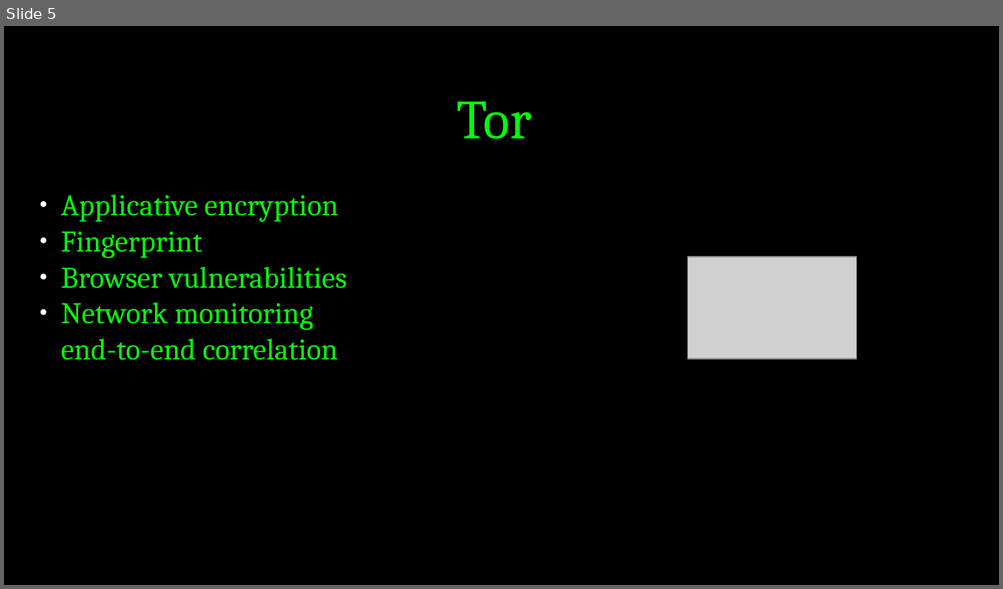
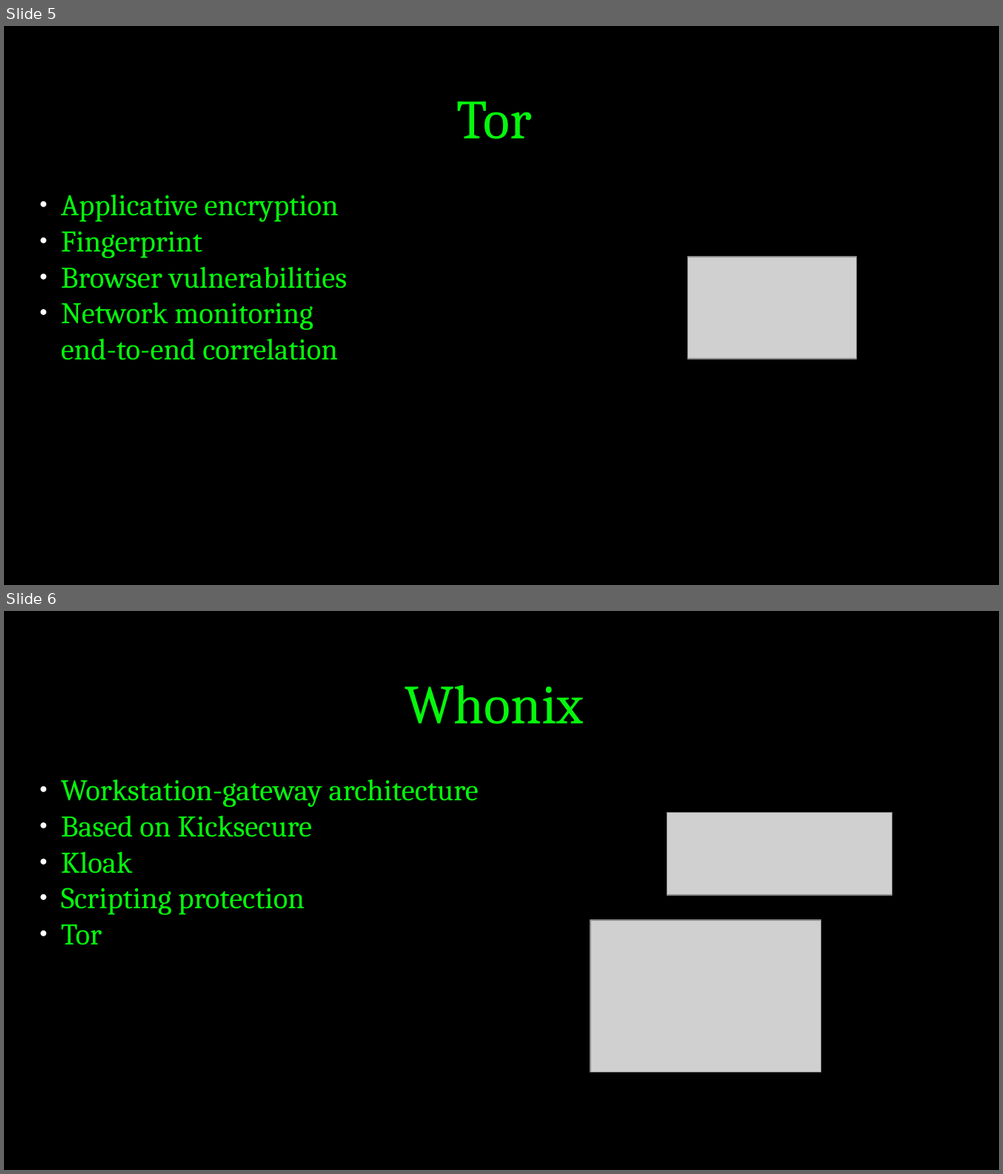
Before and after one commit to Mqtth3w/online-security-and-anonymity-unipr, a slide deck: Presentation.odp. Shown one above the other, each under a label of ours: slide 5 before the commit, slides 5 and 6 after it. The pictures are 1003x589 and 1003x1174 pixels, drawn with LibreOffice and Linux fonts; fonts in the diff are those of the drawing; grey boxes stand for pictures. Boxes give left, top, right and bottom in pixels: in the first picture for what was removed or moved away, otherwise in the second. Text is boxed around its words. In the diff, an @@ line names an element or a change of style, - is before the commit and + after.

```diff
--- a/Presentation.odp
+++ b/Presentation.odp
@@ slide 6 added at box(4, 611, 999, 1170), background #000000 @@
@@ title added at box(404, 685, 583, 724), 44 pt, text #05F80C @@
+Whonix
@@ subtitle added at box(61, 779, 478, 945), 24 pt, text #05F80C @@
+● Workstation-gateway architecture
+● Based on Kicksecure
+● Kloak
+● Scripting protection
+● Tor
@@ picture added at box(666, 812, 892, 895) @@
@@ picture added at box(591, 920, 822, 1073) @@
```
Also in this commit, not shown: 1 other slide added, 3 slides removed.
